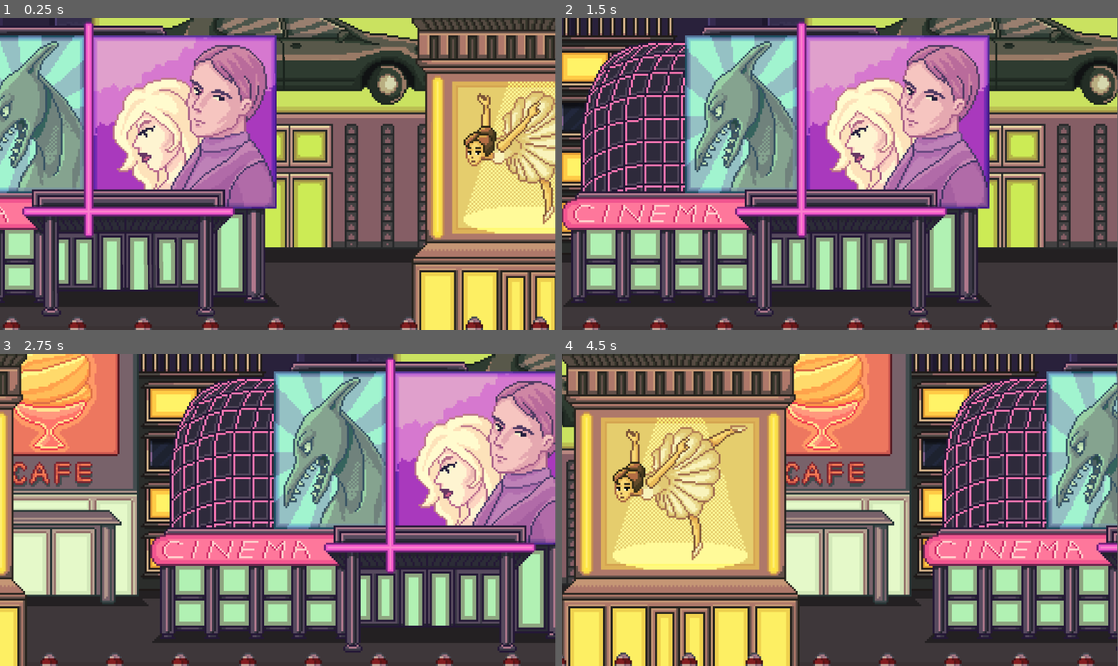
Above: before the commit, frames 1-4 (two rows, left to right).
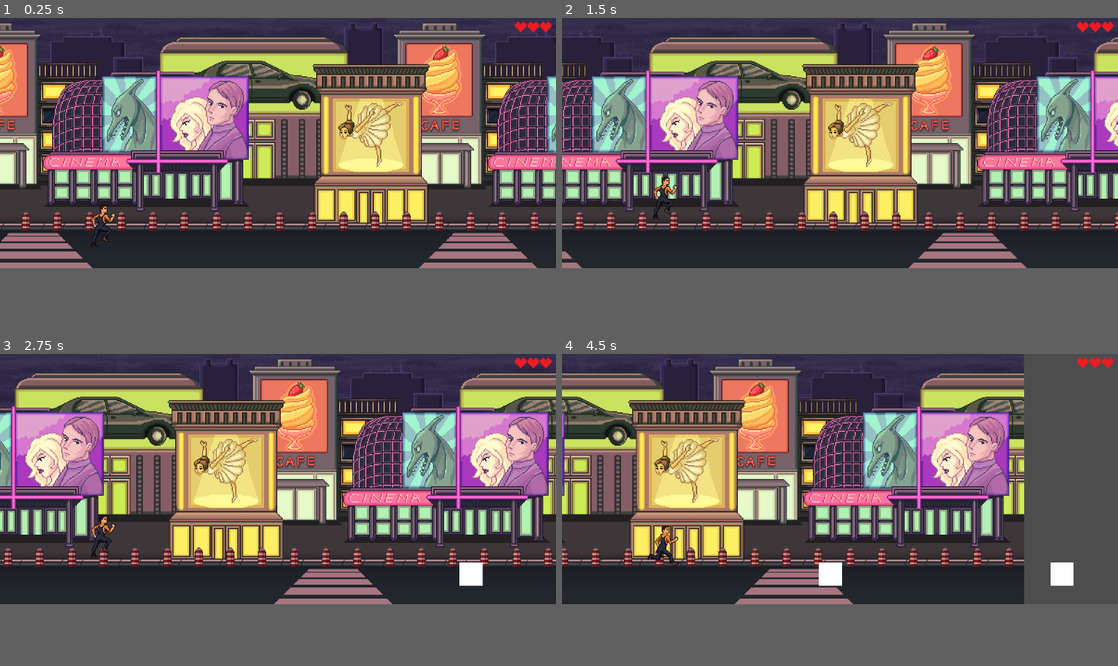
Above: after the commit, the same moments.

Repository: NikolaosKaragiozidis/Long-Way-Home
Game: Godot game, scene res://scenes/game.tscn
The game is run twice, just before and just after one commit, with the same random seed, the same clock (stepped at 60 frames per second) and the same inputs.
Inputs:
- Up to frame 1 (0.25 s): no input
- Up to frame 2 (1.5 s): tap Space (jump) at 0.6, 0.77, 1.07, 1.35 s
- Up to frame 3 (2.75 s): tap Space (jump) at 1.52, 1.82, 2.1 s
- Up to frame 4 (4.5 s): tap Space (jump) at 2.85, 3.02, 3.32, 3.6, 3.77, 4.07, 4.35 s
In our replay, the window is 799x449 before the commit and 800x360 after it. These sizes can differ from the game's own. Grey fills any space a smaller window leaves; there, only what the larger window draws over its background counts as a difference.

The runs differ from the first frame. In frame 1, 82% of the frame differs, in the area x 0-100%, y 0-100%; in frame 2, 81%; in frame 3, 81%; in frame 4, 85%.

Commit message:
Added hearts, enemies. Adjusted collision and game restart logic.
I added a three-heart system so that when the player collides with an enemy, one heart is lost. When all hearts are depleted, the game resets.

The logic is implemented in the player's script, and a game overlay (Control) has been added to visually display the hearts. The enemies are represented by simple square shapes. An enemy is instantiated by a script every ~2 seconds at the right side of the screen (off-screen) and moves toward the player at a preset speed.

The player collision logic was also adjusted so that the player is not physically pushed by an enemy until only one heart remains.

Diff:
--- a/project.godot
+++ b/project.godot
@@ -17,6 +17,8 @@
 
 [display]
 
+window/size/viewport_width=2400
+window/size/viewport_height=1080
 window/size/mode=2
 
 [dotnet]
--- /dev/null
+++ b/scenes/enemy.tscn
@@ -0,0 +1,35 @@
+[gd_scene load_steps=3 format=3 uid="uid://b0adp7xq71s5s"]
+
+[ext_resource type="Script" uid="uid://cg04k7vso84dd" path="res://scripts/enemy.gd" id="1_7p1mj"]
+
+[sub_resource type="RectangleShape2D" id="RectangleShape2D_8tegq"]
+size = Vector2(100.25, 99.25)
+
+[node name="enemy" type="CharacterBody2D"]
+collision_layer = 4
+collision_mask = 4
+script = ExtResource("1_7p1mj")
+speed = 500.0
+
+[node name="Area2D" type="Area2D" parent="."]
+
+[node name="CollisionShape2D" type="CollisionShape2D" parent="Area2D"]
+shape = SubResource("RectangleShape2D_8tegq")
+one_way_collision_margin = 0.0
+
+[node name="ColorRect" type="ColorRect" parent="."]
+anchors_preset = 8
+anchor_left = 0.5
+anchor_top = 0.5
+anchor_right = 0.5
+anchor_bottom = 0.5
+offset_left = -50.0
+offset_top = -50.0
+offset_right = 50.0
+offset_bottom = 50.0
+grow_horizontal = 2
+grow_vertical = 2
+
+[node name="CollisionShape2D" type="CollisionShape2D" parent="."]
+shape = SubResource("RectangleShape2D_8tegq")
+one_way_collision_margin = 0.0
--- /dev/null
+++ b/scenes/enemy_spawner.tscn
@@ -0,0 +1,12 @@
+[gd_scene load_steps=2 format=3 uid="uid://bu1no5e2qne3r"]
+
+[ext_resource type="Script" uid="uid://d1kr3g0vghbyg" path="res://scripts/enemy_spawner.gd" id="1_ks1gq"]
+
+[node name="enemySpawner" type="Node2D"]
+script = ExtResource("1_ks1gq")
+
+[node name="Timer" type="Timer" parent="."]
+wait_time = 2.0
+autostart = true
+
+[connection signal="timeout" from="Timer" to="." method="_on_timer_timeout"]
--- a/scenes/game.tscn
+++ b/scenes/game.tscn
@@ -1,31 +1,37 @@
-[gd_scene load_steps=6 format=3 uid="uid://cnpfl830db2bv"]
+[gd_scene load_steps=8 format=3 uid="uid://cnpfl830db2bv"]
 
 [ext_resource type="PackedScene" uid="uid://d0cdmd24banhx" path="res://scenes/player.tscn" id="1_uwrxv"]
-[ext_resource type="Texture2D" uid="uid://b6pg0fvy7wcx4" path="res://images/craftpix-891123-free-pixel-art-street-2d-backgrounds/PNG/City1/Bright/road&border.png" id="2_yqjtg"]
 [ext_resource type="Script" uid="uid://donj4ojfy7o13" path="res://scripts/parallax_background.gd" id="3_lbhrr"]
 [ext_resource type="Texture2D" uid="uid://bf8bqq5j3tcji" path="res://images/craftpix-891123-free-pixel-art-street-2d-backgrounds/PNG/City3/Bright/City3.png" id="3_lnu2h"]
+[ext_resource type="PackedScene" uid="uid://bu1no5e2qne3r" path="res://scenes/enemy_spawner.tscn" id="4_lbhrr"]
+[ext_resource type="Texture2D" uid="uid://divjxn3lo6j8a" path="res://images/heart.png" id="5_iywne"]
 
 [sub_resource type="RectangleShape2D" id="RectangleShape2D_lnu2h"]
-size = Vector2(1420, 21)
+size = Vector2(3190, 40)
+
+[sub_resource type="LabelSettings" id="LabelSettings_iywne"]
+font_size = 69
+outline_size = 26
+outline_color = Color(0.0666667, 0.0666667, 0.0666667, 1)
 
 [node name="Game" type="Node2D"]
 
 [node name="Camera2D" type="Camera2D" parent="."]
 
 [node name="Player" parent="." instance=ExtResource("1_uwrxv")]
-position = Vector2(-779, 306)
-scale = Vector2(2.2, 2.2)
+position = Vector2(-764, 344)
+collision_layer = 3
+collision_mask = 3
 gravity = 1000
 jumpHeight = 570
 
 [node name="Ground" type="StaticBody2D" parent="."]
+position = Vector2(0, 467)
+collision_layer = 2
+collision_mask = 2
 
 [node name="CollisionShape2D" type="CollisionShape2D" parent="Ground"]
-position = Vector2(-260, 315.5)
 shape = SubResource("RectangleShape2D_lnu2h")
-
-[node name="Road&border" type="Sprite2D" parent="Ground"]
-texture = ExtResource("2_yqjtg")
 
 [node name="ParallaxBackground" type="ParallaxBackground" parent="."]
 scroll_ignore_camera_zoom = true
@@ -41,3 +47,48 @@
 position = Vector2(0, -540)
 texture = ExtResource("3_lnu2h")
 centered = false
+
+[node name="enemySpawner" parent="." instance=ExtResource("4_lbhrr")]
+position = Vector2(600, 205)
+
+[node name="CanvasLayer" type="CanvasLayer" parent="."]
+
+[node name="UI" type="Control" parent="CanvasLayer"]
+layout_mode = 3
+anchors_preset = 1
+anchor_left = 1.0
+anchor_right = 1.0
+offset_left = -100.0
+offset_right = -100.0
+grow_horizontal = 0
+
+[node name="HBoxContainer" type="HBoxContainer" parent="CanvasLayer/UI"]
+layout_mode = 0
+offset_left = -77.0
+offset_top = 17.0
+offset_right = 81.0
+offset_bottom = 62.0
+
+[node name="TextureRect" type="TextureRect" parent="CanvasLayer/UI/HBoxContainer"]
+layout_mode = 2
+texture = ExtResource("5_iywne")
+
+[node name="TextureRect2" type="TextureRect" parent="CanvasLayer/UI/HBoxContainer"]
+layout_mode = 2
+texture = ExtResource("5_iywne")
+
+[node name="TextureRect3" type="TextureRect" parent="CanvasLayer/UI/HBoxContainer"]
+layout_mode = 2
+texture = ExtResource("5_iywne")
+
+[node name="noob" type="Label" parent="CanvasLayer/UI"]
+visible = false
+layout_mode = 0
+offset_left = -992.0
+offset_top = 353.0
+offset_right = -770.0
+offset_bottom = 431.0
+text = "noob lol"
+label_settings = SubResource("LabelSettings_iywne")
+horizontal_alignment = 1
+vertical_alignment = 1
--- a/scenes/player.tscn
+++ b/scenes/player.tscn
@@ -1,7 +1,11 @@
-[gd_scene load_steps=15 format=3 uid="uid://d0cdmd24banhx"]
+[gd_scene load_steps=16 format=3 uid="uid://d0cdmd24banhx"]
 
 [ext_resource type="Texture2D" uid="uid://x0jqdmwm6g3x" path="res://images/craftpix-net-516149-city-man-pixel-art-character-sprite-sheets/City_men_1/Run.png" id="1_3vyb7"]
 [ext_resource type="Script" uid="uid://dlpux47sh4bls" path="res://scripts/player.gd" id="1_g2els"]
+
+[sub_resource type="CapsuleShape2D" id="CapsuleShape2D_qhqgy"]
+radius = 43.0
+height = 162.0
 
 [sub_resource type="AtlasTexture" id="AtlasTexture_g2els"]
 atlas = ExtResource("1_3vyb7")
@@ -81,21 +85,30 @@
 "speed": 24.0
 }]
 
-[sub_resource type="CapsuleShape2D" id="CapsuleShape2D_jej6c"]
-radius = 11.0
-height = 74.0
+[sub_resource type="CapsuleShape2D" id="CapsuleShape2D_g2els"]
+resource_local_to_scene = true
+radius = 43.0
+height = 200.0
 
 [node name="Player" type="CharacterBody2D"]
 script = ExtResource("1_g2els")
 
+[node name="Area2D" type="Area2D" parent="."]
+
+[node name="CollisionShape2D" type="CollisionShape2D" parent="Area2D"]
+position = Vector2(0, -4)
+shape = SubResource("CapsuleShape2D_qhqgy")
+debug_color = Color(0.882785, 0.000332295, 0.815277, 0.42)
+
 [node name="AnimatedSprite2D" type="AnimatedSprite2D" parent="."]
-position = Vector2(0, -64)
+scale = Vector2(2.7, 2.7)
 sprite_frames = SubResource("SpriteFrames_3v2ag")
 animation = &"run"
 autoplay = "run"
-frame = 3
 frame_progress = 0.522137
+offset = Vector2(0, -26)
 
 [node name="CollisionShape2D" type="CollisionShape2D" parent="."]
-position = Vector2(1, -36)
-shape = SubResource("CapsuleShape2D_jej6c")
+shape = SubResource("CapsuleShape2D_g2els")
+
+[connection signal="area_entered" from="Area2D" to="." method="_on_area_2d_area_entered"]
--- /dev/null
+++ b/scripts/enemy.gd
@@ -0,0 +1,6 @@
+extends CharacterBody2D
+
+@export var speed := 150.0
+
+func _process(delta):
+	position.x -= speed * delta
--- /dev/null
+++ b/scripts/enemy_spawner.gd
@@ -0,0 +1,8 @@
+extends Node2D
+
+@onready var enemyScene: PackedScene = preload("res://scenes/enemy.tscn")
+
+func _on_timer_timeout() -> void:
+	var enemy = enemyScene.instantiate()
+	enemy.position = position
+	get_parent().get_node("enemySpawner").add_child(enemy)
--- a/scripts/parallax_background.gd
+++ b/scripts/parallax_background.gd
@@ -3,4 +3,4 @@
 @export var speed := 150.0
 
 func _process(delta):
-	scroll_base_offset.x += speed * delta
+	scroll_base_offset.x -= speed * delta
--- a/scripts/player.gd
+++ b/scripts/player.gd
@@ -1,6 +1,10 @@
 extends CharacterBody2D
 
 @onready var animated_sprite: AnimatedSprite2D = $AnimatedSprite2D
+@onready var collision: CollisionShape2D = $CollisionShape2D
+
+@onready var hearts = $"../CanvasLayer/UI/HBoxContainer"
+@onready var noob = $"../CanvasLayer/UI/noob"
 
 @export var gravity: int = 400
 @export var jumpHeight: int = 250
@@ -12,6 +16,22 @@
 	if is_on_floor() == true:
 		if Input.is_action_just_pressed("jump"):
 			velocity.y = -jumpHeight
-			print("test")
 
 	move_and_slide()
+
+
+var counter = 0
+
+func _on_area_2d_area_entered(area) -> void:
+	var heartsArr = hearts.get_children()
+	counter += 1
+
+	if heartsArr.size() > 0 and counter <= 3:
+		heartsArr[counter -1].visible = false
+
+	if counter == 3:
+		$CollisionShape2D.get_parent().collision_mask = 1 << 2
+		noob.visible = true
+		await get_tree().create_timer(3).timeout
+
+		get_tree().reload_current_scene()
Binary file added: images/heart.png
Not shown, added: images/heart.png.import
Not shown, added: scripts/enemy.gd.uid
Not shown, added: scripts/enemy_spawner.gd.uid
